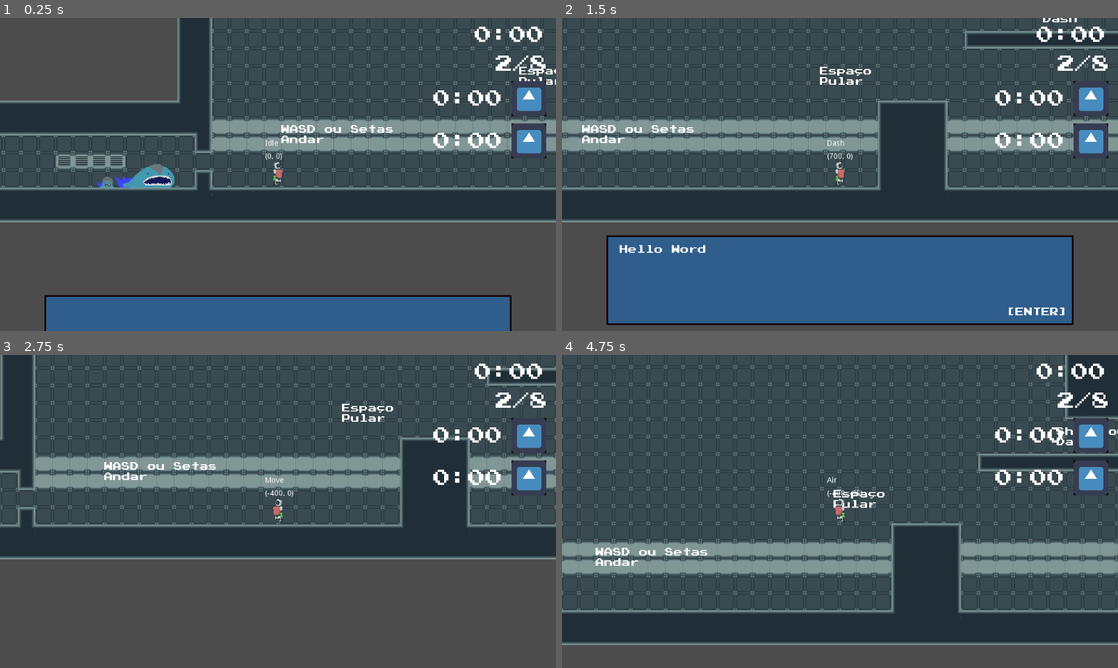
Above: before the commit, frames 1-4 (two rows, left to right).
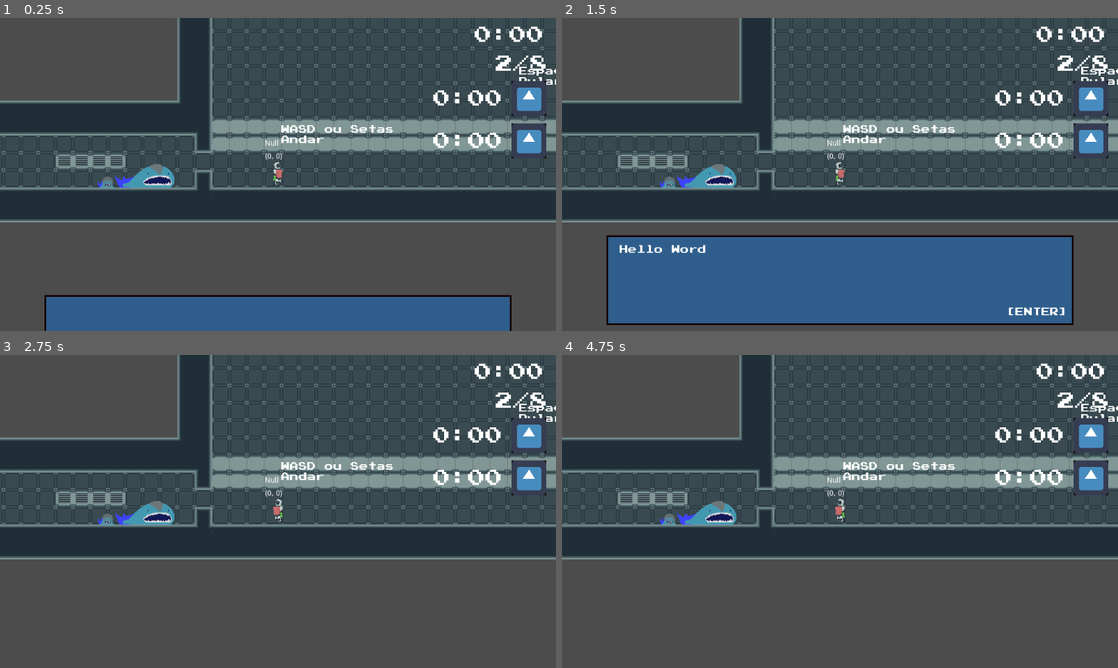
Above: after the commit, the same moments.

Repository: andrebariani/LostAndFound_GGJ2021
Game: Godot game, scene res://Main.tscn
Two runs of this game, one before a commit and one after it. Both use one fixed random seed, a clock stepped at 60 frames per second and the inputs below. The engine's default icon, where the game draws it, is replaced by a stand-in: a white triangle on a blue panel in a dark square.
Inputs:
- Up to frame 1 (0.25 s): no input
- Up to frame 2 (1.5 s): tap Enter (ui_accept) at 0.5, 0.77 s; hold Right (ui_right) from 0.53 s (still down); tap Shift (dash) at 0.6, 1.35 s
- Up to frame 3 (2.75 s): tap Enter (ui_accept) at 1.52, 2 s; release Right (ui_right) at 2.03 s; hold Left (ui_left) from 2.03 s (still down); tap Shift (dash) at 2.1 s
- Up to frame 4 (4.75 s): release Left (ui_left) at 2.78 s; hold Right (ui_right) 2.78-4.28 s; tap Shift (dash) at 2.85, 3.6, 4.35 s; tap Enter (ui_accept) at 3.02, 3.77, 4.52 s; hold Left (ui_left) from 4.28 s (still down)

The runs differ from the first frame. In frame 1, less than 0.1% of the frame differs, in the area x 47-51%, y 38-41%; in frame 2, 14%; in frame 3, 16%; in frame 4, 43%, in the area x 0-100%, y 0-93%.
Error after the commit: Parse Error: Error parsing expression, misplaced: ':' (res://player/StateMachine/state_idle.gd:26)

Commit message:
player spins with gravity and walljump added

Diff:
--- a/player/GrabRange.gd
+++ b/player/GrabRange.gd
@@ -38,6 +38,8 @@
 		item_in_range = null
 		item_sprite.visible = true
 		is_held = true
+		p.item = item
+		p.is_held = is_held
 
 
 func throw():
@@ -51,6 +53,9 @@
 			i.throw(p.ori)
 		else:
 			i.throw(0)
+
+		p.is_held = false
+		p.item = null
 		p.get_parent().add_child(i)
 		timer.start()
 		item_sprite.visible = false
@@ -62,7 +67,7 @@
 		body.set_in_range(true)
 		item_in_range = body
 
-
+# ODEIO VC GIT CUZAO DA PORRA
 func _on_GrabRange_body_exited(body):
 	if item_in_range and not is_held:
 		if body.get_instance_id() == item_in_range.get_instance_id():
--- a/player/Player.gd
+++ b/player/Player.gd
@@ -14,7 +14,7 @@
 export (int) var DASH_FRAMES = 15
 enum GRAVITY_DIR { DOWN, RIGHT, UP, LEFT }
 export(GRAVITY_DIR) var START_GRAVITY_DIR
-export (int) var MAX_AIRHOP = 0
+export (int) var MAX_MULTIJUMP = 0
 export (bool) var CAN_WALLJUMP = true
 export (int) var WALLSLIDE_SPEED = 100
 export (int) var WALLJUMP_FRAMES = 10
@@ -37,6 +37,7 @@
 onready var floor_friction = FLOOR_FRICTION
 onready var air_acc = AIR_ACC
 onready var dash_speed = DASH_SPEED
+onready var max_multijump = MAX_MULTIJUMP
 onready var wallslide_speed = WALLSLIDE_SPEED
 
 
@@ -45,7 +46,9 @@
 var velocity_move = 0
 
 var ori = 1
-var gravity_dir
+var gravity_dir = GRAVITY_DIR.DOWN
+var last_gravity_dir
+var multijump
 var gravity_on = true
 var floor_jump = false
 var floor_normal = Vector2(0,0)
@@ -99,7 +102,7 @@
 	sm.init(self, "Idle")
 	inputHelper.init(self)
 	grabRange.init(self)
-	gravity_dir = START_GRAVITY_DIR
+	self.set_gravity(START_GRAVITY_DIR)
 
 	if debug_on:
 		debug.visible = true
@@ -160,6 +163,40 @@
 		floor_normals[gravity_dir])
 
 
+func set_gravity(_grav):
+	if _grav != gravity_dir:
+		last_gravity_dir = gravity_dir
+		gravity_dir = _grav
+
+		# jump_velocity = 0
+
+		match gravity_dir:
+			GRAVITY_DIR.DOWN:
+				if last_gravity_dir != GRAVITY_DIR.LEFT:
+					ori *= -1
+				$Tween.interpolate_property(self, "rotation_degrees", self.rotation_degrees, 0, 0.5,
+						Tween.TRANS_ELASTIC, Tween.EASE_OUT)
+				$Tween.start()
+			GRAVITY_DIR.RIGHT:
+				if last_gravity_dir != GRAVITY_DIR.UP:
+					ori *= -1
+				$Tween.interpolate_property(self, "rotation_degrees", self.rotation_degrees, -90, 0.5,
+						Tween.TRANS_ELASTIC, Tween.EASE_OUT)
+				$Tween.start()
+			GRAVITY_DIR.UP:
+				if last_gravity_dir != GRAVITY_DIR.RIGHT:
+					ori *= -1
+				$Tween.interpolate_property(self, "rotation_degrees", self.rotation_degrees, -180, 0.5,
+						Tween.TRANS_ELASTIC, Tween.EASE_OUT)
+				$Tween.start()
+			GRAVITY_DIR.LEFT:
+				if last_gravity_dir != GRAVITY_DIR.DOWN:
+					ori *= -1
+				$Tween.interpolate_property(self, "rotation_degrees", self.rotation_degrees, 90, 0.5,
+						Tween.TRANS_ELASTIC, Tween.EASE_OUT)
+				$Tween.start()
+
+
 func update_cooldown():
 	for cd in cooldowns.values():
 		cd.value = min(cd.value + 1, cd.max_value)
--- a/player/Player.tscn
+++ b/player/Player.tscn
@@ -24,7 +24,7 @@
 MIN_JUMP = 500
 AIR_ACC = 75
 GRAVITY = 45
-START_GRAVITY_DIR = 2
+START_GRAVITY_DIR = 1
 
 [node name="States" type="Node" parent="."]
 script = ExtResource( 2 )
@@ -104,6 +104,8 @@
 
 [node name="space_background" type="Sprite" parent="ParallaxBackground"]
 centered = false
+
+[node name="Tween" type="Tween" parent="."]
 [connection signal="body_entered" from="PlayerBody/GrabRange" to="PlayerBody/GrabRange" method="_on_GrabRange_body_entered"]
 [connection signal="body_exited" from="PlayerBody/GrabRange" to="PlayerBody/GrabRange" method="_on_GrabRange_body_exited"]
 [connection signal="timeout" from="PlayerBody/GrabRange/Timer" to="PlayerBody/GrabRange" method="_on_Timer_timeout"]
--- a/player/StateMachine/state_air.gd
+++ b/player/StateMachine/state_air.gd
@@ -26,6 +26,9 @@
 	if p.inputs.jump_jp:
 		if p.cooldowns.coyote.value < p.cooldowns.coyote.max_value:
 			p.velocity_jump = -p.max_jump
+		elif p.multijump != 0:
+			p.velocity_jump = -p.max_jump
+			p.multijump -= 1
 
 	if p.inputs.jump_jr:
 		if(p.velocity_jump  < p.min_jump*-1):
@@ -44,4 +47,8 @@
 		stateMachine.change_state("Walljump")
 	elif p.is_on_floor():
 		p.velocity_jump = 0
-		stateMachine.change_state("Idle")
+		p.multijump = p.max_multijump
+		if p.velocity_move == 0:
+			stateMachine.change_state("Idle")
+		else:
+			stateMachine.change_state("Move")
--- a/player/StateMachine/state_idle.gd
+++ b/player/StateMachine/state_idle.gd
@@ -23,7 +23,7 @@
 	if p.inputs.dash:
 		p.cooldowns.dash.value = 0
 		stateMachine.change_state("Dash")
-	elif p.input_dir_vector.x != 0:
+	elif p.input_dir_vector.x != 0 and:
 		stateMachine.change_state("Move")
 	elif p.inputs.jump_jp:
 		p.velocity_jump = -p.max_jump
